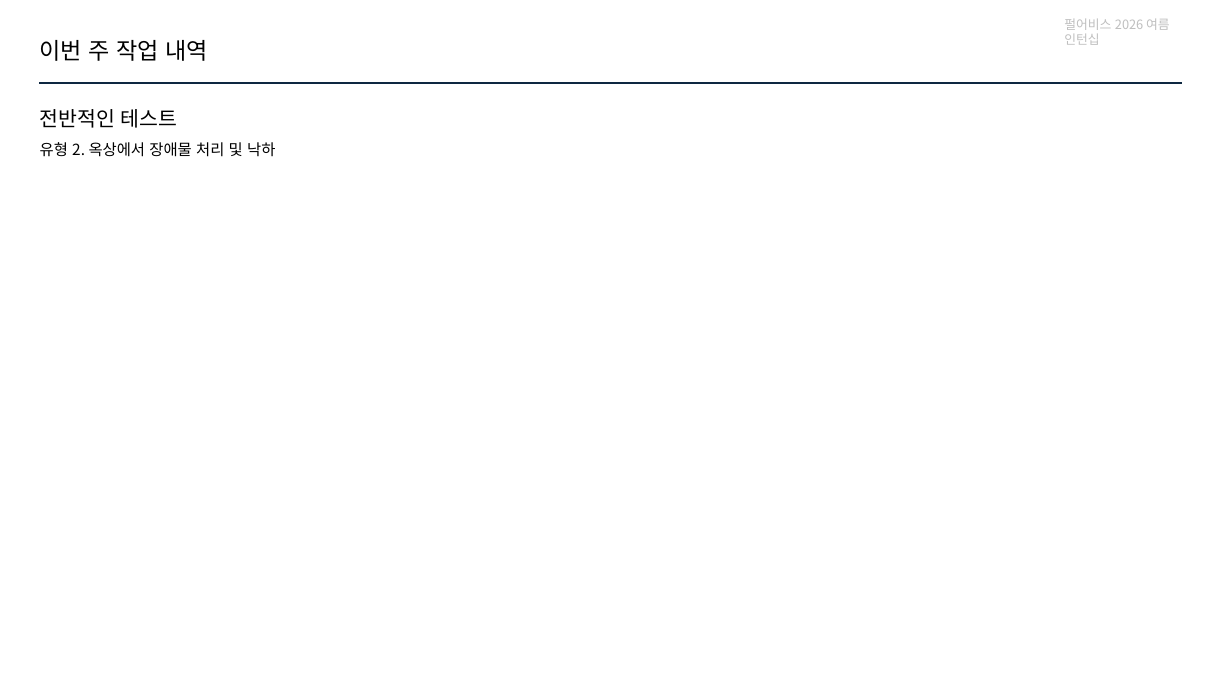
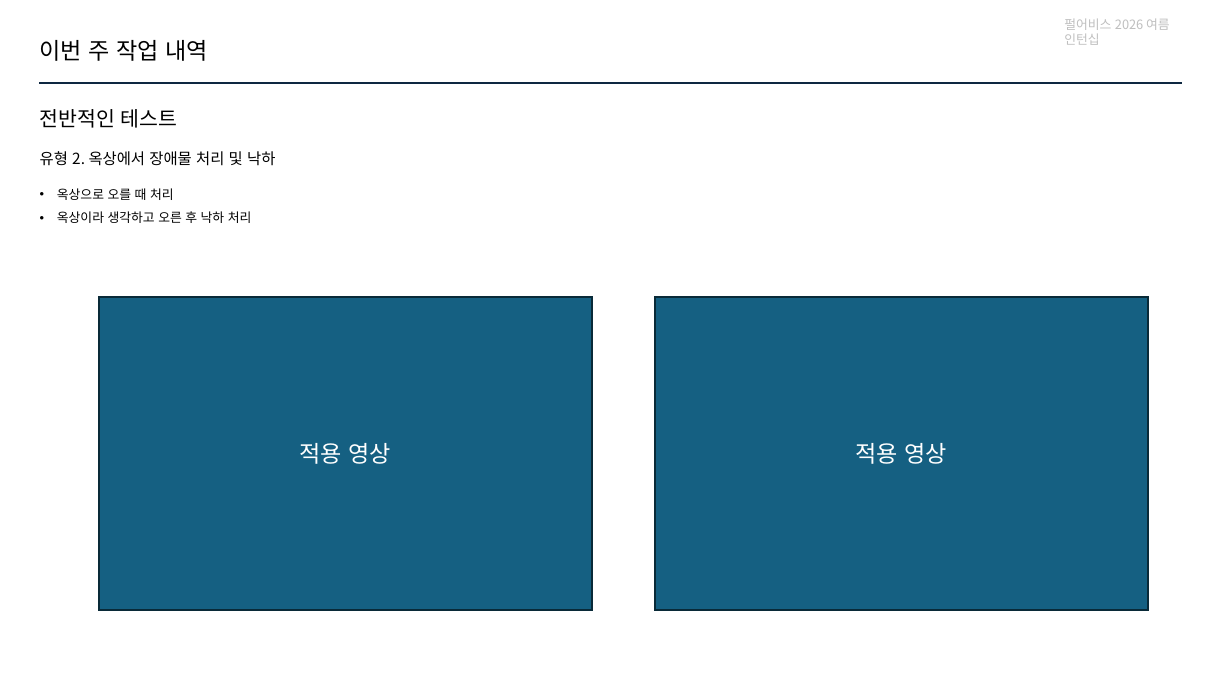
Before and after one commit to jhk0701/PA26-Character-Animation-Parkour, a slide deck: slide 11 of PPT/week6.pptx (slide 12 before the commit). Drawn at 1232x693 pixels with LibreOffice and Linux fonts; fonts in the diff are those of the drawing. Boxes give left, top, right and bottom in pixels: in the first picture for what was removed or moved away, otherwise in the second. Text is boxed around its words. In the diff, an @@ line names an element or a change of style, - is before the commit and + after.

```diff
--- a/PPT/week6.pptx
+++ b/PPT/week6.pptx
@@ text "유형 2. 옥상에서 장애물 처리 ..." at [40, 151, 275, 166]: line spacing 1 to 1.5 @@
@@ text added at [57, 188, 252, 223], 10 pt, text #000000 @@
+• 옥상으로 오를 때 처리
+• 옥상이라 생각하고 오른 후 낙하 처리
@@ rectangle added at [99, 297, 592, 610], fill #156082, outline #092A39 1.5 pt, 18 pt, text #FFFFFF @@
+적용 영상
@@ rectangle added at [655, 297, 1149, 610], fill #156082, outline #092A39 1.5 pt, 18 pt, text #FFFFFF @@
+적용 영상
```
Also in this commit, not shown: 11 other slides changed, 1 slide added, 1 slide removed, 11 other files.
